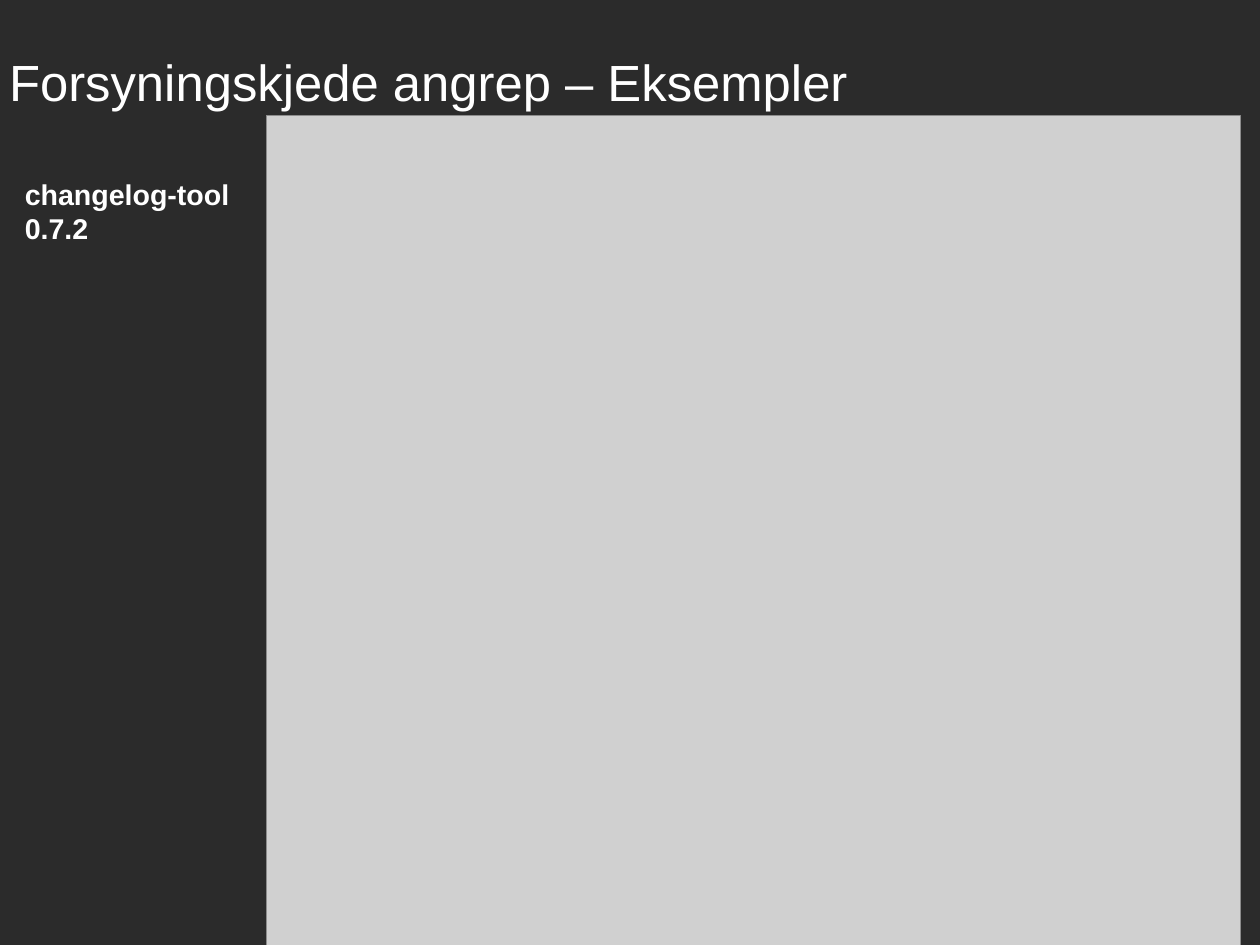
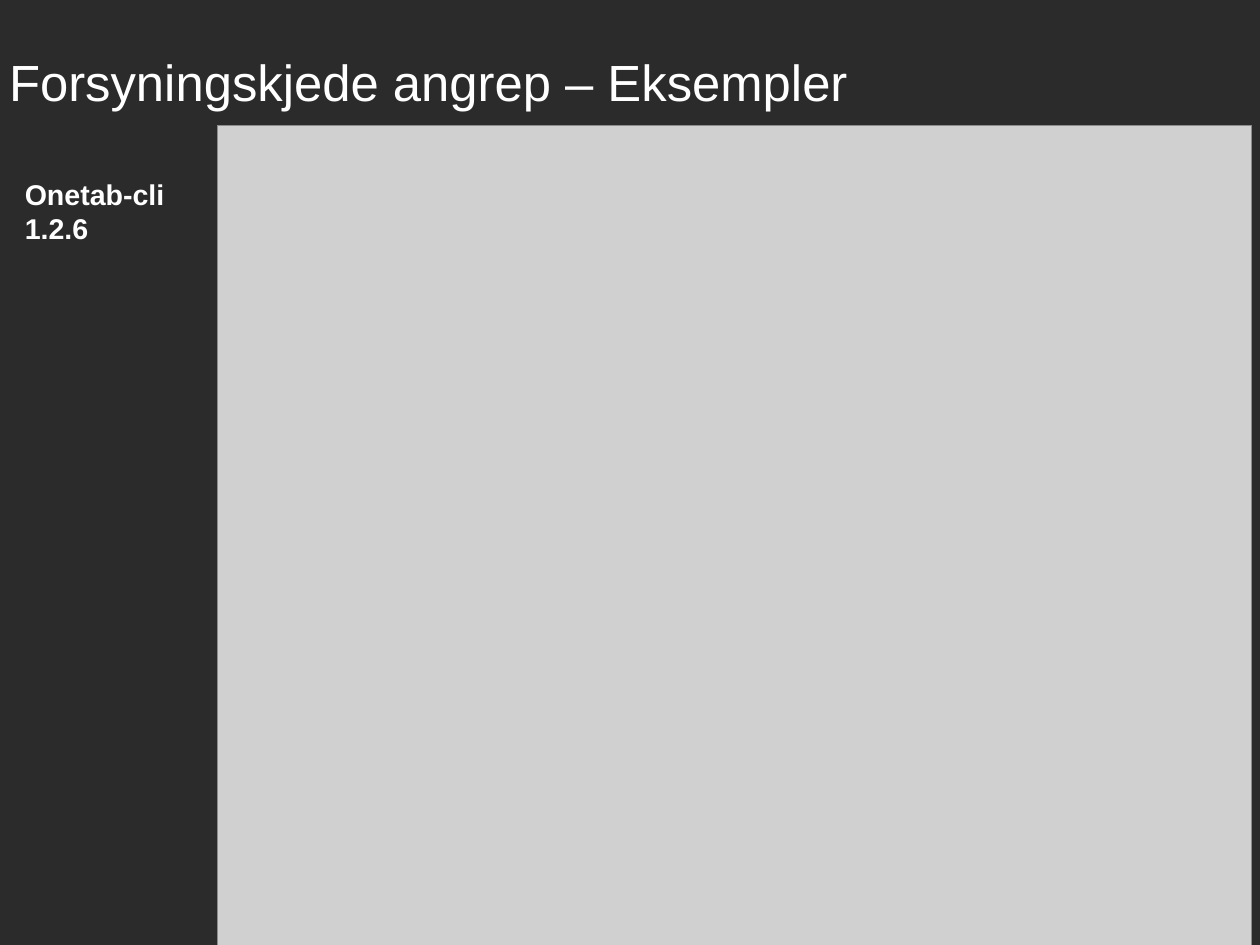
Before and after one commit to JoakimMisund/python-kurs, a slide deck: slide 7 of pakkebrønner.odp. Drawn at 1260x945 pixels with LibreOffice and Linux fonts; fonts in the diff are those of the drawing; grey boxes stand for pictures; background and template pictures are left out; a plain dark background stands for a picture behind light text. Boxes give left, top, right and bottom in pixels: in the first picture for what was removed or moved away, otherwise in the second. Text is boxed around its words. In the diff, an @@ line names an element or a change of style, - is before the commit and + after.

```diff
--- a/pakkebrønner.odp
+++ b/pakkebrønner.odp
@@ picture: place and size @@
-picture at (266,115,1241,945)
+picture at (217,126,1252,945)
@@ text at (25,184,165,240): text changed @@
-changelog-tool
-0.7.2
+Onetab-cli
+1.2.6
```
Also in this commit, not shown: 1 other slide changed, 5 other files.
